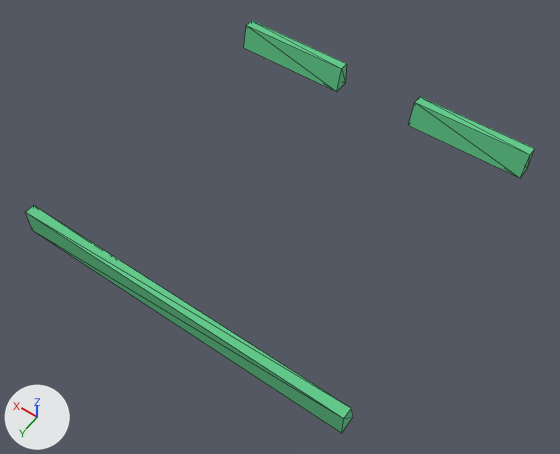
The glTF model kenney/city-kit-roads/road-driveway-single-barrier.glb as it was, and as the next commit left it.
Before and after are seen from a 50 mm camera at (-0.803, 1.165, 1.678) aimed at (-0.029, 0.081, -0.025). Arrows for +X, +Y and +Z are at lower left; the lights stay in place. The first picture is the older version. Mesh edges are drawn as thin lines. Vertices at exactly the same position are counted once.

Objects in the first picture: 'road-driveway-single-barrier'.
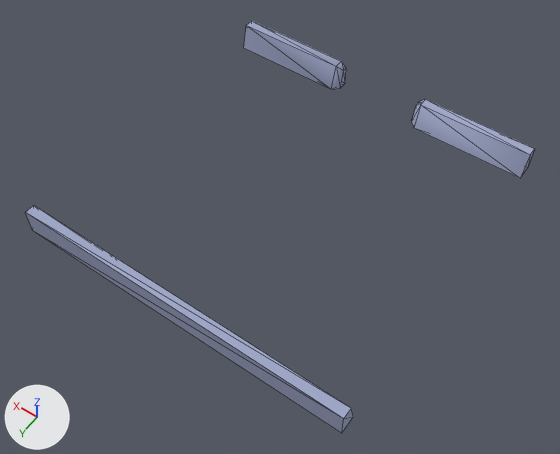
Where the change shows, as pixel boxes (x1, y1, x2, y2) in the pictures (560 x 454 px):
part 1 of me_road_driveway_single_barrier, cut back
    before: (244, 21, 347, 92)
    after: (244, 21, 346, 89)
part 2 of me_road_driveway_single_barrier, cut back
    before: (408, 97, 534, 178)
    after: (411, 99, 534, 178)
part 3 of me_road_driveway_single_barrier, surface changed
    both: (25, 150, 534, 433)

What changed in the scene script:
```text
Change me_road_driveway_single_barrier:
    used by ob_road_driveway_single_barrier; location = (0.0, 0.0, 0.0)
    remove me_road_driveway_single_barrier.from_pydata(...)  # 24 vertices, 36 faces; spans x -0.5..0.5, y -0.5..0.5, z 0.0..0.08
    add me_road_driveway_single_barrier.from_pydata(...)  # 30 vertices, 48 faces; spans x -0.5..0.5, y -0.5..0.5, z 0.0..0.08
    me_road_driveway_single_barrier part 1
    3 vertices are removed from x 0.13, y -0.5..-0.45, z 0.0..0.08
    9 faces are deleted
    6 vertices are added at (0.15, -0.45, 0.0), (0.15, -0.47, 0.08), (0.15, -0.5, 0.08), (0.13, -0.5, 0.06), (0.13, -0.471, 0.0), (0.13, -0.486, 0.06)
    15 new faces join them
    me_road_driveway_single_barrier part 2
    3 vertices are removed from x -0.13, y -0.5..-0.45, z 0.0..0.08
    10 faces are deleted
    6 vertices are added at (-0.15, -0.47, 0.08), (-0.15, -0.5, 0.08), (-0.15, -0.45, 0.0), (-0.13, -0.471, 0.0), (-0.13, -0.486, 0.06), (-0.13, -0.5, 0.06)
    16 new faces join them
    me_road_driveway_single_barrier part 3: 17 kept faces spanning x -0.5..0.5, y -0.5..0.5, z 0.0..0.08 get new texture (UV) coordinates
```
